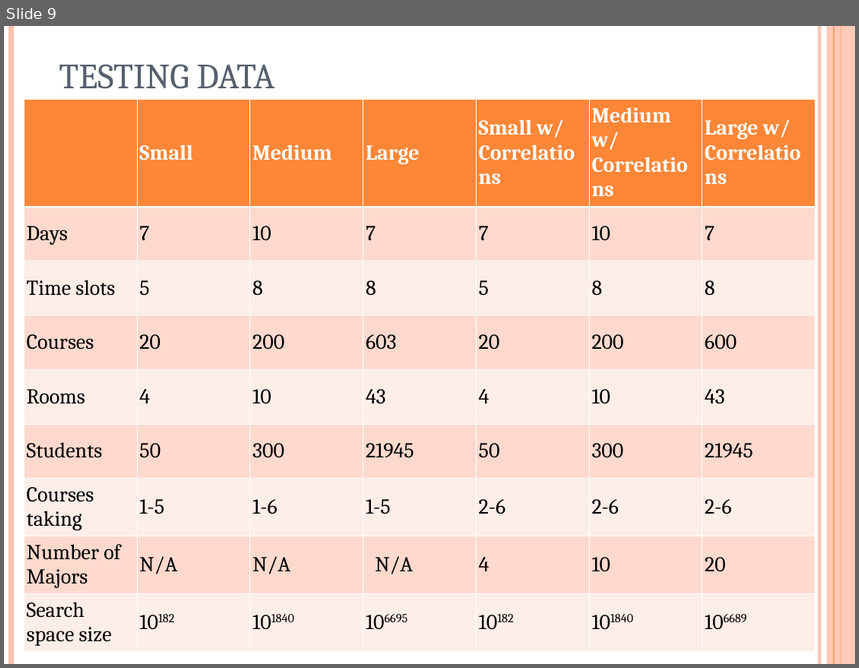
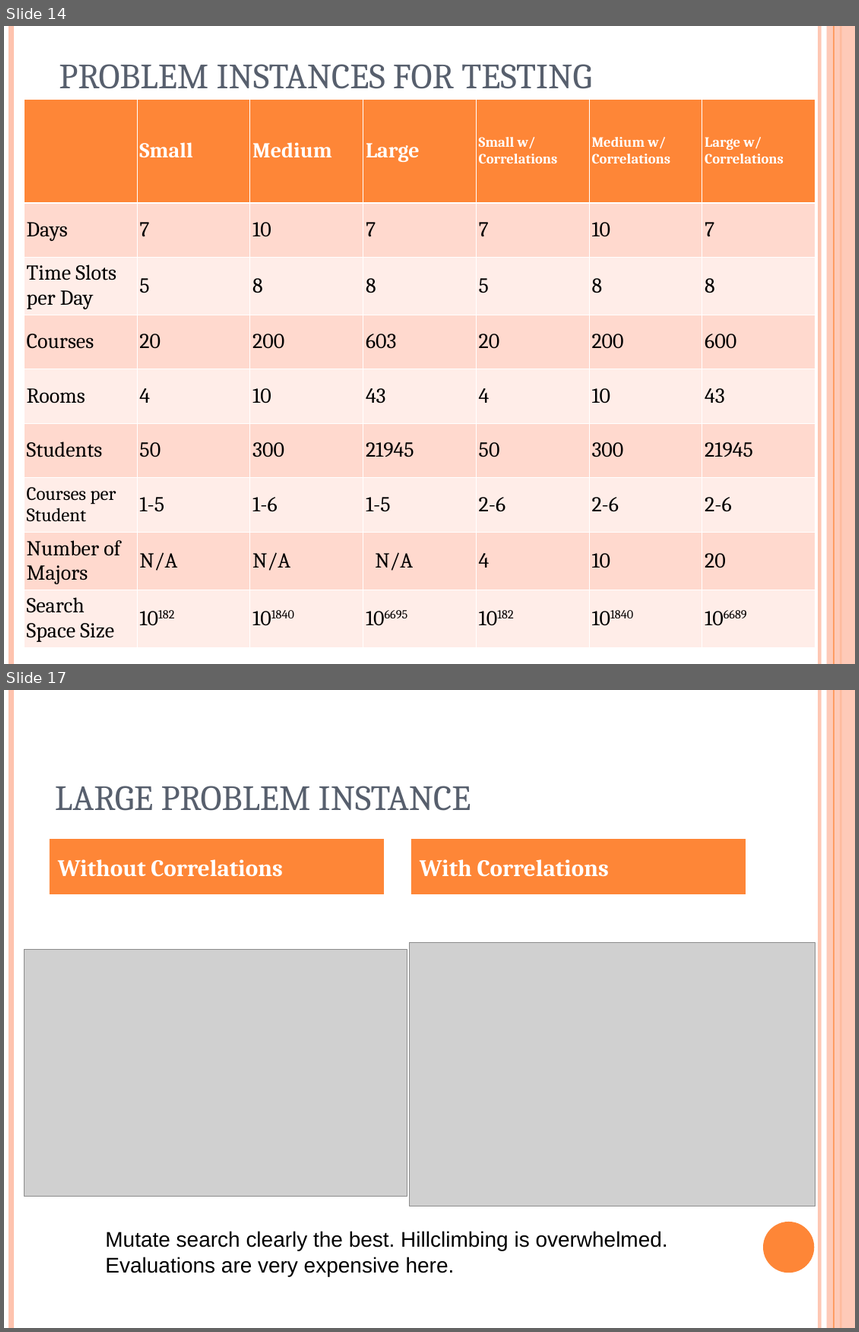
Before and after one commit to putrakoreng/csc384-genetic-algorithms-project, a slide deck: GA_TestBench/Data Files/presentation.ppt. Shown one above the other, each under a label of ours: slide 9 before the commit, slides 14 and 17 after it; the slides between them are not shown. The pictures are 859x668 and 859x1332 pixels, drawn with LibreOffice and Linux fonts; fonts in the diff are those of the drawing; grey boxes stand for pictures. Boxes give left, top, right and bottom in pixels: in the first picture for what was removed or moved away, otherwise in the second. Text is boxed around its words. In the diff, an @@ line names an element or a change of style, - is before the commit and + after.

```diff
--- a/GA_TestBench/Data Files/presentation.ppt
+++ b/GA_TestBench/Data Files/presentation.ppt
@@ slide 17 added at (x1=4, y1=690, x2=855, y2=1328), background #FFFFFF; not listed: 6 template elements that a slide beside it also shows @@
@@ title added at (x1=55, y1=786, x2=471, y2=811), 30 pt, text #575F6D @@
+LARGE PROBLEM INSTANCE
@@ rectangle added at (x1=50, y1=839, x2=385, y2=894), fill #FE8637, 20 pt, text #FFFFFF, bold @@
+Without Correlations
@@ rectangle added at (x1=411, y1=839, x2=747, y2=894), fill #FE8637, 20 pt, text #FFFFFF, bold @@
+With Correlations
@@ picture added at (x1=24, y1=950, x2=407, y2=1196) @@
@@ picture added at (x1=410, y1=943, x2=816, y2=1207) @@
@@ text added at (x1=105, y1=1231, x2=668, y2=1277), 18 pt, text #000000 @@
+Mutate search clearly the best. Hillclimbing is overwhelmed.
+Evaluations are very expensive here.
@@ what was slide 9 is now slide 14 @@
@@ slide 14 changed as well @@
@@ title at (x1=59, y1=64, x2=591, y2=89): text changed @@
-TESTING DATA
+PROBLEM INSTANCES FOR TESTING
@@ table at (x1=24, y1=99, x2=816, y2=645) @@
-row 3, column 1: Time slots
+row 3, column 1: Time Slots per Day
-row 7, column 1: Courses taking
+row 7, column 1: Courses per Student
-row 9, column 1: Search space size
+row 9, column 1: Search Space Size
@@ size 18 to 12 pt in "Small w/ Correlations", "Medium w/ Correlations", "Large w/ Correlations" @@
```
Also in this commit, not shown: 7 other slides changed, 8 other slides added, 7 slides removed, 1 other file.
